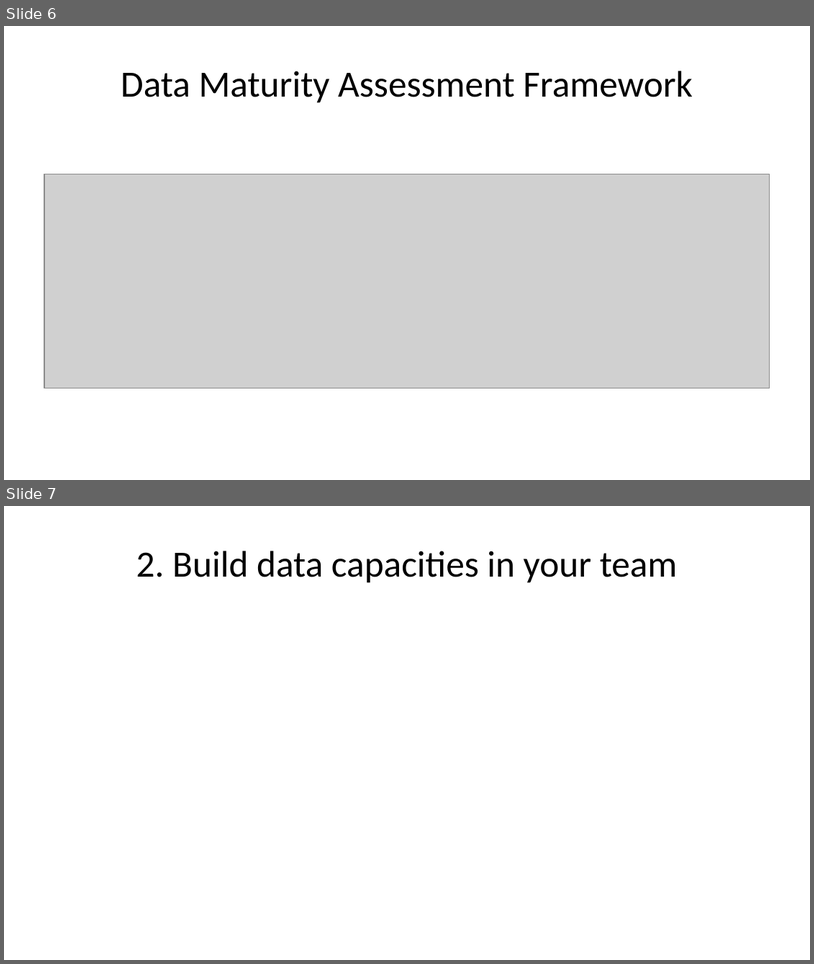
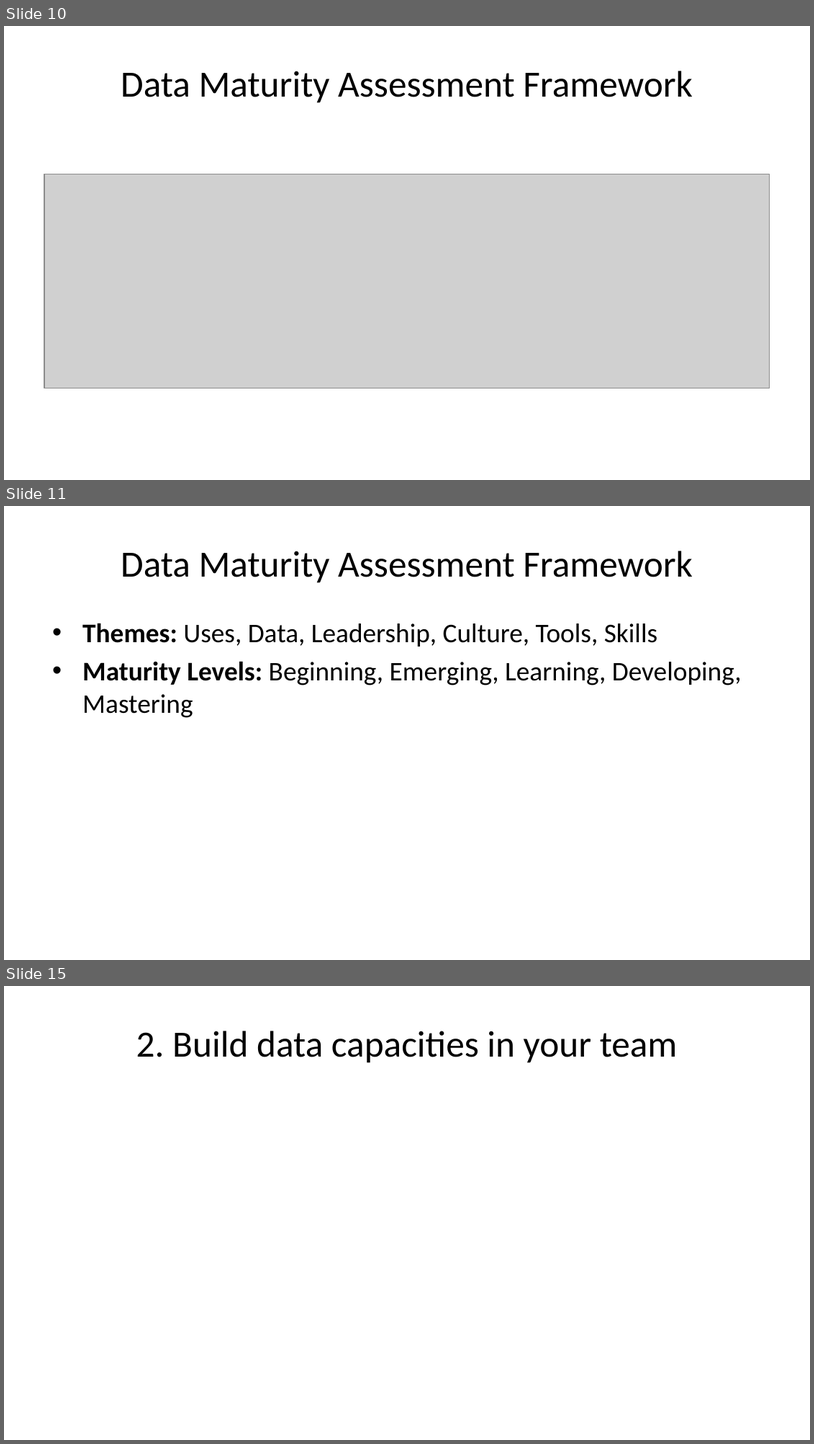
Before and after one commit to tamanh-oxford/capacity-development, a slide deck: data-frameworks/11-best-practice-capacity-building.pptx. Shown one above the other, each under a label of ours: slides 6 and 7 before the commit, slides 10, 11 and 15 after it; the slides between them are not shown. The pictures are 814x964 and 814x1444 pixels, drawn with LibreOffice and Linux fonts; fonts in the diff are those of the drawing; grey boxes stand for pictures. Boxes give left, top, right and bottom in pixels: in the first picture for what was removed or moved away, otherwise in the second. Text is boxed around its words. In the diff, an @@ line names an element or a change of style, - is before the commit and + after.

```diff
--- a/data-frameworks/11-best-practice-capacity-building.pptx
+++ b/data-frameworks/11-best-practice-capacity-building.pptx
@@ slide 11 added at (x1=4, y1=506, x2=810, y2=960), background #FFFFFF @@
@@ title added at (x1=121, y1=551, x2=693, y2=583), 33 pt, text #000000 @@
+Data Maturity Assessment Framework
@@ text added at (x1=82, y1=623, x2=742, y2=718), 24 pt, text #000000 @@
+• Themes: Uses, Data, Leadership, Culture, Tools, Skills
+• Maturity Levels: Beginning, Emerging, Learning, Developing, Mastering
@@ what was slide 6 is now slide 10 @@
@@ what was slide 7 is now slide 15 @@
```
Also in this commit, not shown: 1 slide changed, 7 other slides added, 35 other files.
